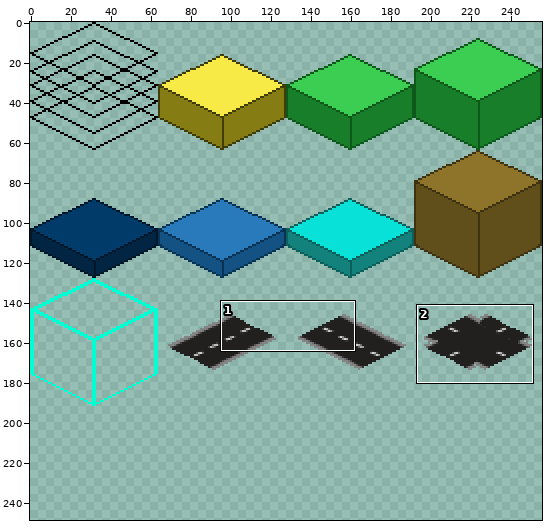
Two states of a sprite sheet, internal/ui/assets/geo-spritesheet.png. The first picture is a wide view before the edit; the outline marks the close-up.
Close-up. Earlier state:
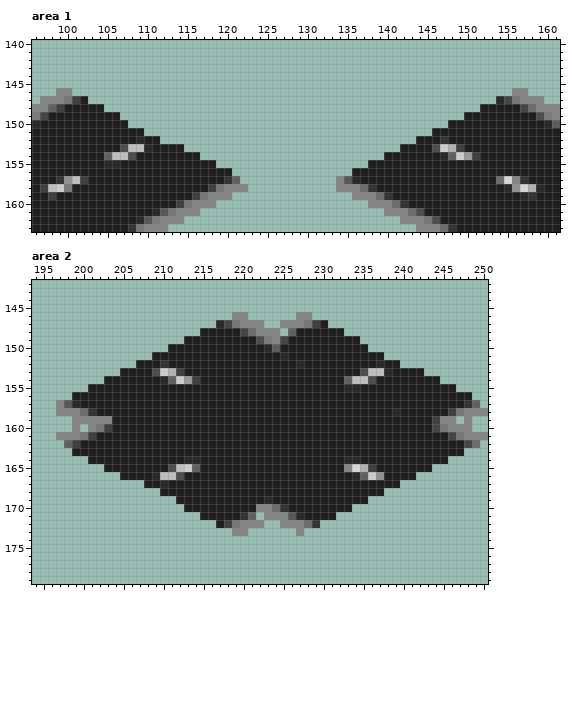
The file is 256x256 pixels. Colours within 5 levels of each other are drawn and written as one. Shown: area 1: x 96..161, y 140..163; area 2: x 194..250, y 142..179. The wide view leaves out empty margins. The commit also changed other parts of the picture, which this record leaves out.
Now the later version:
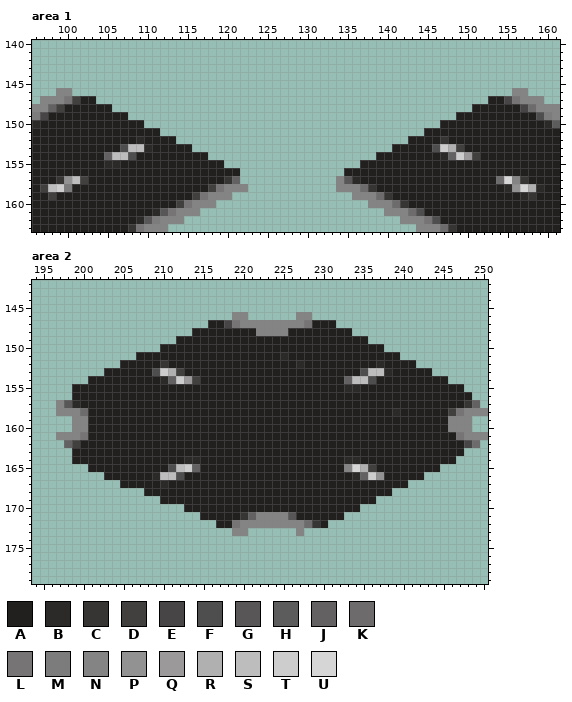
Palette (. is transparent): A #221f1f  B #2c2929  C #373434  D #423f3f  E #474545  F #4f4e4e  G #585656  H #5d5c5c  J #636161  K #6d6b6b  L #767474  M #7d7c7c  N #858484  P #929292  Q #9b9999  R #b1b0b0  S #bebdbd  T #cecdcd  U #d7d6d6
The edit:
--- area 1
@@ x 96..161 @@
 146 ...NN.......................................................NN....
-147 .NNNLDA...................................................BELNNN..
-148 NNJDAAAAA...............................................AAAAAEKNNN
-149 MEAAAAAAAAA...........................................AAAAAAAAAFMN
-150 BAAAAAAAAAAA........................................AAAAAAAAAAAABH
-151 AAAAAAAAAAAAAA....................................AAAAAAAAAAAAAAAA
-152 AAAAAAAAAAAAABAA................................AAACAAAAAAAAAAAAAA
-153 AAAAAAAAAAAFSSBAAAA...........................AAAAFTRDAAAAAAAAAAAA
-154 AAAAAAAAAJSSFAAAAAAAA.......................AAAAAAABJTQDAAAAAAAAAA
-155 AAAAAAAAABBAAAAAAAAAAAA...................AAAAAAAAAAAAAAAAAAAAAAAA
-156 AAAAAAAAAAAAAAAAAAAAAAAAA...............AAAAAAAAAAAAAAAAAAAAAAAAAA
+147 .NNNLDAA.................................................AAELNNN..
+148 NNJDAAAAAA.............................................AAAAAAEKNNN
+149 MEAAAAAAAAAA.........................................AAAAAAAAAAFMN
+150 BAAAAAAAAAAAAA.....................................AAAAAAAAAAAAABH
+151 AAAAAAAAAAAAAAAA.................................AAAAAAAAAAAAAAAAA
+152 AAAAAAAAAAAAABAAAA.............................AAAACAAAAAAAAAAAAAA
+153 AAAAAAAAAAAFSSBAAAAA.........................AAAAAFTRDAAAAAAAAAAAA
+154 AAAAAAAAAJSSFAAAAAAAAA.....................AAAAAAAABJTQDAAAAAAAAAA
+155 AAAAAAAAABBAAAAAAAAAAAAA.................AAAAAAAAAAAAAAAAAAAAAAAAA
+156 AAAAAAAAAAAAAAAAAAAAAAAAAA.............AAAAAAAAAAAAAAAAAAAAAAAAAAA
 157 AAACPSDAAAAAAAAAAAAAAAAACJ............NGBAAAAAAAAAAAAAAAAAKUNCAAAA
--- area 2
@@ x 194..250 @@
 146 .........................NN......NN......................
-147 .......................BELNNN..NNNLDA....................
-148 .....................AAAAAEKNNN.JAAAAAA..................
-149 ...................AAAAAAAAAFMNEAAAAAAAAA................
-150 .................AAAAAAAAAAAABHAAAAAAAAAAA...............
-151 ...............AAAAAAAAAAAAAAAABAAAAAAAAAAAA.............
-152 .............AAACAAAAAAAAAAAAAAAABAAAAAAAAABAA...........
-153 ...........AAAAFTRDAAAAAAAAAAAAAAAAAAAAAAFSSBAAAA........
-154 .........AAAAAAABJTQDAAAAAAAAAAAAAAAAAAJSSFAAAAAAAA......
-155 .......AAAAAAAAAAAAAAAAAAAAAAAAAAAAAAAABBAAAAAAAAAAAA....
+147 ......................AAELNNNNNNNNLAAA...................
+148 ....................AAAAAAAANNNNAAAAAAAA.................
+149 ..................AAAAAAAAAAAAAAAAAAAAAAAA...............
+150 ................AAAAAAAAAAAAAAAAAAAAAAAAAAAA.............
+151 .............AAAAAAAAAAAAAAAAAABAAAAAAAAAAAAAA...........
+152 ...........AAAAACAAAAAAAAAAAAAAAABAAAAAAAAABAAAA.........
+153 .........AAAAAAFTRDAAAAAAAAAAAAAAAAAAAAAAFSSBAAAAA.......
+154 .......AAAAAAAAABJTQDAAAAAAAAAAAAAAAAAAJSSFAAAAAAAAA.....
+155 .....AAAAAAAAAAAAAAAAAAAAAAAAAAAAAAAAAABBAAAAAAAAAAAAA...
 156 .....AAAAAAAAAAAAAAAAAAAAAAAAAAAAAAAAAAAAAAAAAAAAAAAAAA..
 157 ...NGBAAAAAAAAAAAAAAAAAAAAAAAAAAAAAAAAAAAAAAAAAAAAAAAACJ.
-158 ...NNNKCAAAAAAAAAAAAAAAAAAAAAAAAAAAAAAAAAAAAABAAAAAADLNNN
-159 .....NNNNNAAAAAAAAAAAAAAAAAAAAAAAAAAAAAAAAAAAAAAAADNN.N..
-160 .....N.NLDAAAAAAAAAAAAAAAAAAAAAAAAAAAAAAAAAAAAAAAAELNNN..
-161 ...NNNLDAAAAAAAAAAAAAAAAAAAAAAAAAAAAAAAAAAAAAAAAAAAAELNNN
+158 ...NNNKAAAAAAAAAAAAAAAAAAAAAAAAAAAAAAAAAAAAAABAAAAAADLNNN
+159 .....NNAAAAAAAAAAAAAAAAAAAAAAAAAAAAAAAAAAAAAAAAAAAAANNN..
+160 .....NNAAAAAAAAAAAAAAAAAAAAAAAAAAAAAAAAAAAAAAAAAAAAANNN..
+161 ...NNNLAAAAAAAAAAAAAAAAAAAAAAAAAAAAAAAAAAAAAAAAAAAAAALNNN
 162 ....JDAAAAAAAAAAAAAAAAAAAAAAAAAAAAAAAAAAAAAAAAAAAAAAAAEK.
 163 .....AAAAAAAAAAAAAAAAAAAAAAAAAAAAAAAAAAAAAAAAAAAAAAAAA...
-164 .......AAAAAAAAAAAABBAAAAAAAAAAAAAAAAAABBAAAAAAAAAAA.....
-165 .........AAAAAAAAFSTJAAAAAAAAAAAAAAAAAANURDAAAAAAA.......
-166 ...........AAAABSSFAAAAAAAAAAAAAAAAAAAAABJTPAAAA.........
-167 ..............AABAAAAAAAAAAAAAAAAAAAAAAAAAAAAA...........
-168 ................AAAAAAAAAAAAAAAAAAAAAAAAAAAA.............
-169 ..................AAAAAAAAAAABAAAAAAAAAAAA...............
-170 ...................AAAAAAAAANNKCAAAAAAAA.................
-171 .....................AAAAACJ.NNNGBAAAA...................
-172 .......................ADLNNN..NNNKC.....................
+164 .....AAAAAAAAAAAAAABBAAAAAAAAAAAAAAAAAABBAAAAAAAAAAAA....
+165 .......AAAAAAAAAAFSTJAAAAAAAAAAAAAAAAAANURDAAAAAAAA......
+166 .........AAAAAABSSFAAAAAAAAAAAAAAAAAAAAABJTPAAAAA........
+167 ...........AAAAABAAAAAAAAAAAAAAAAAAAAAAAAAAAAAA..........
+168 ..............AAAAAAAAAAAAAAAAAAAAAAAAAAAAAAA............
+169 ................AAAAAAAAAAAAAAAAAAAAAAAAAAA..............
+170 ...................AAAAAAAAAAAAAAAAAAAAAA................
+171 .....................AAAAACJNNNNGAAAAAA..................
+172 .......................AALNNNNNNNNKCA....................
 173 .........................NN......N.......................
